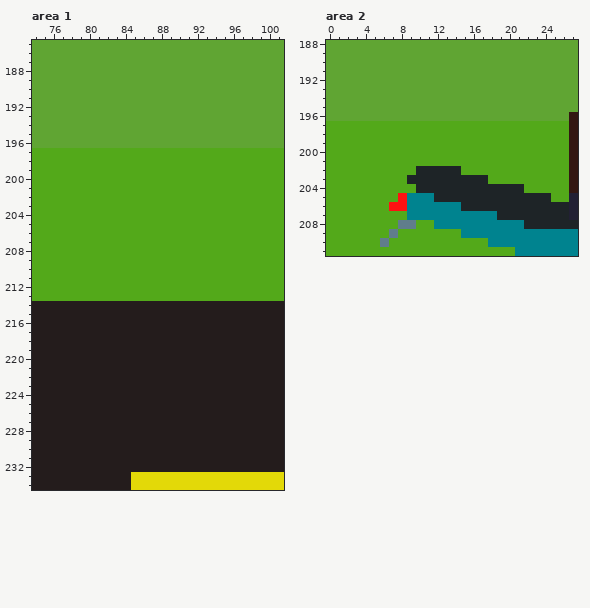
One commit to this pixel-art file: assets/motoqueiro.aseprite. The picture above is the old version.
341x256 pixels, 1 frame. Colours within 5 levels of each other are drawn and written as one. Shown: area 1: x 74..101, y 185..234; area 2: x 0..27, y 188..211.
After:
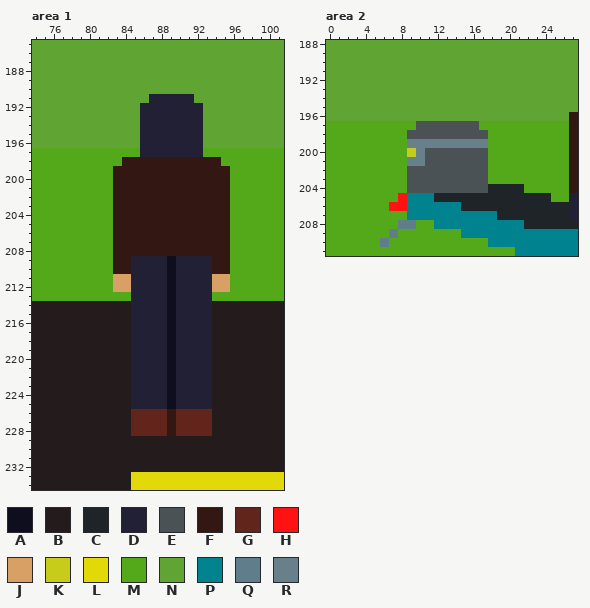
Palette (. is transparent): A #0f0e1f  B #241c1c  C #1e2427  D #222034  E #4b5255  F #331712  G #61251b  H #ff1212  J #d9a066  K #c6cc19  L #e3d908  M #53a91a  N #60a533  P #00838f  Q #607d8b  R #68808a
Changes in this commit:
layer "standing" added
Area 1, layer "standing":
y 191: x 87..91 NNNNN -> DDDDD
y 192..196: x 86..92 NNNNNNN -> DDDDDDD
y 197: x 86..92 MMMMMMM -> DDDDDDD
y 198: x 84..94 MMMMMMMMMMM -> FFFFFFFFFFF
y 199..208: x 83..95 MMMMMMMMMMMMM -> FFFFFFFFFFFFF
y 209..210: x 83..95 MMMMMMMMMMMMM -> FFDDDDADDDDFF
y 211..212: x 83..95 MMMMMMMMMMMMM -> JJDDDDADDDDJJ
y 213: x 85..93 MMMMMMMMM -> DDDDADDDD
y 214..225: x 85..93 BBBBBBBBB -> DDDDADDDD
y 226..228: x 85..93 BBBBBBBBB -> GGGGFGGGG
Area 2, layers "standing", "Moto":
y 197: x 10..16 MMMMMMM -> EEEEEEE
y 198: x 9..17 MMMMMMMMM -> EEEEEEEEE
y 199: x 9..17 MMMMMMMMM -> RRRRRRRRR
y 200: x 9..17 MMMMMMMMM -> KREEEEEEE
y 201: x 9..17 MMMMMMMMM -> RREEEEEEE
y 202: x 9..17 MCCCCCMMM -> EEEEEEEEE
y 203: x 9..17 CCCCCCCCC -> EEEEEEEEE
y 204: x 9..17 MCCCCCCCC -> EEEEEEEEE
